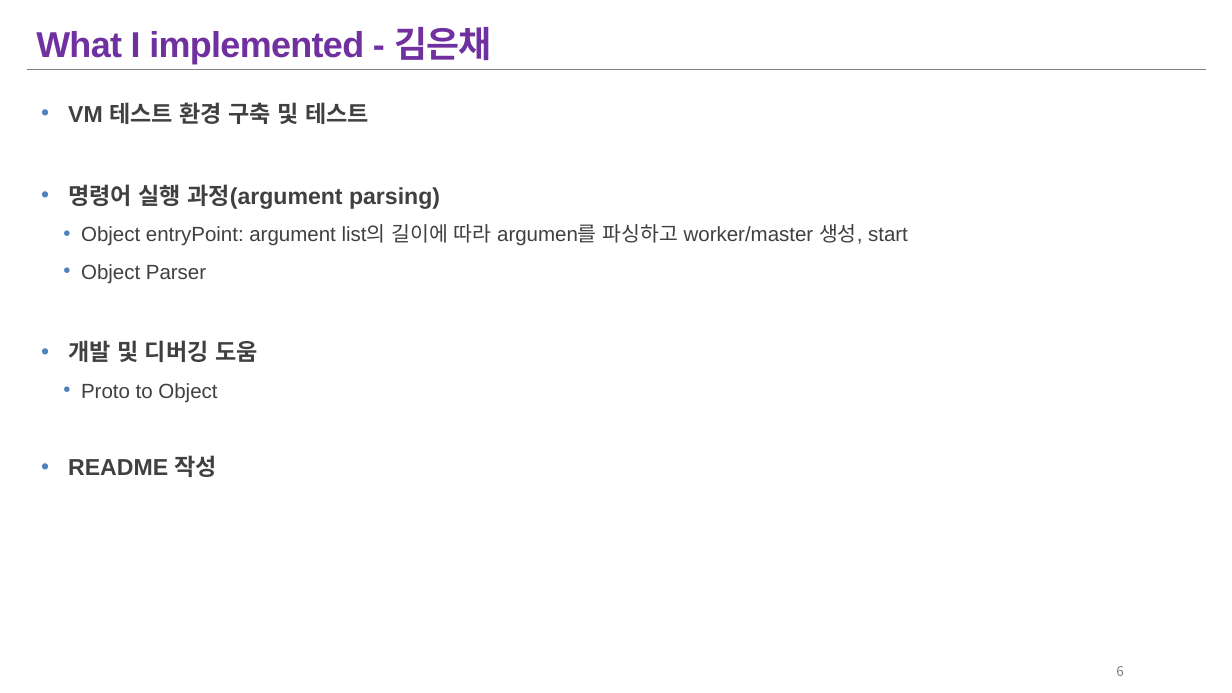
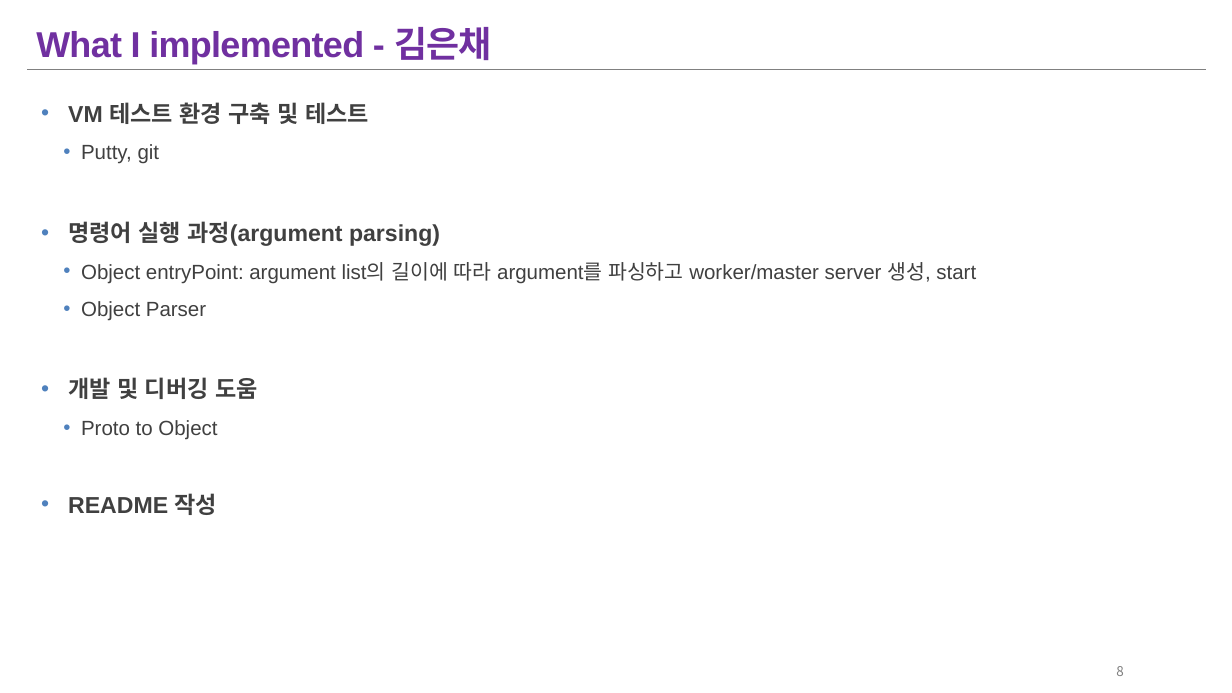
Before and after one commit to Silation/332project, a slide deck: slide 8 of Final presentation.pptx (slide 6 before the commit). Drawn at 1232x693 pixels with LibreOffice and Linux fonts; fonts in the diff are those of the drawing. Boxes give left, top, right and bottom in pixels: in the first picture for what was removed or moved away, otherwise in the second. Text is boxed around its words. In the diff, an @@ line names an element or a change of style, - is before the commit and + after.

Commit message:
Add final presentation ppt

```diff
--- a/Final presentation.pptx
+++ b/Final presentation.pptx
@@ text at (x1=81, y1=144, x2=160, y2=164): paragraph added @@
+  • Putty, git
@@ text at (x1=81, y1=262, x2=976, y2=283): text changed @@
-  • Object entryPoint: argument list의 길이에 따라 argumen를 파싱하고 worker/master 생성, start
+  • Object entryPoint: argument list의 길이에 따라 argument를 파싱하고 worker/master server 생성, start
```
Also in this commit, not shown: 4 other slides changed.
